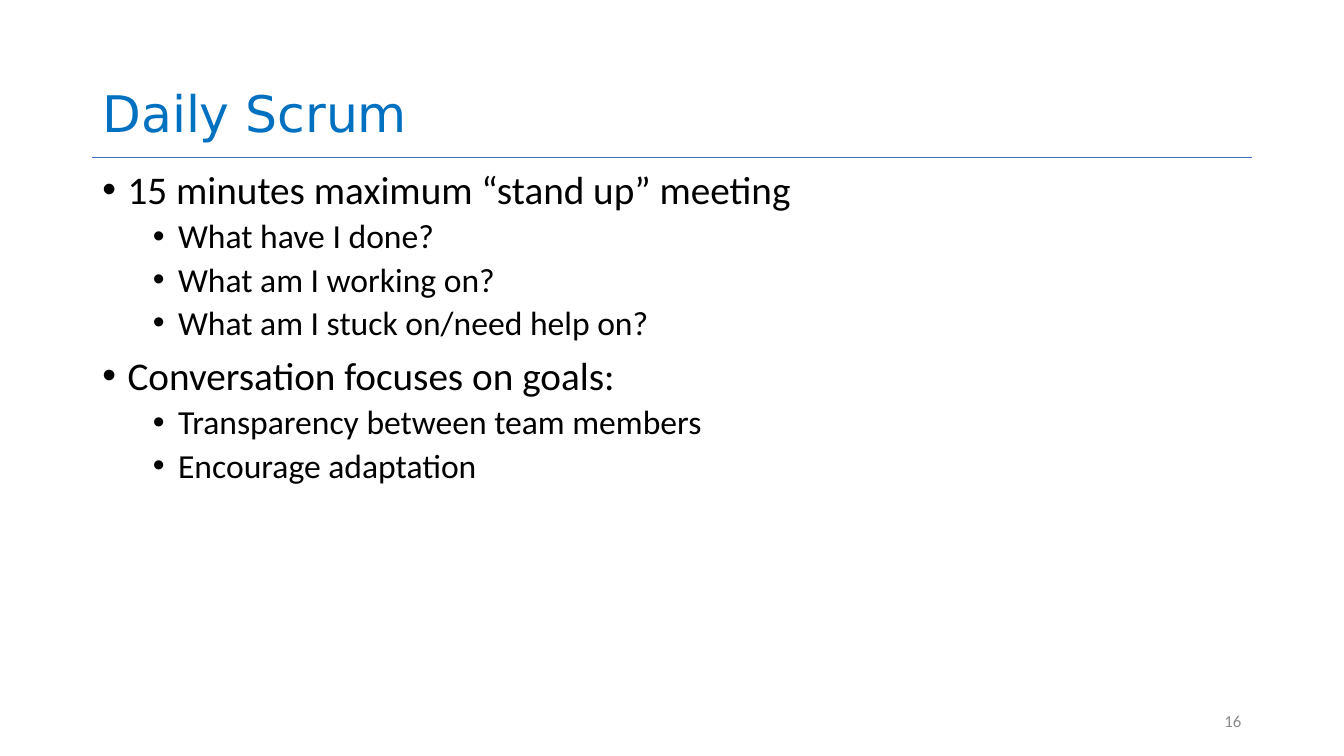
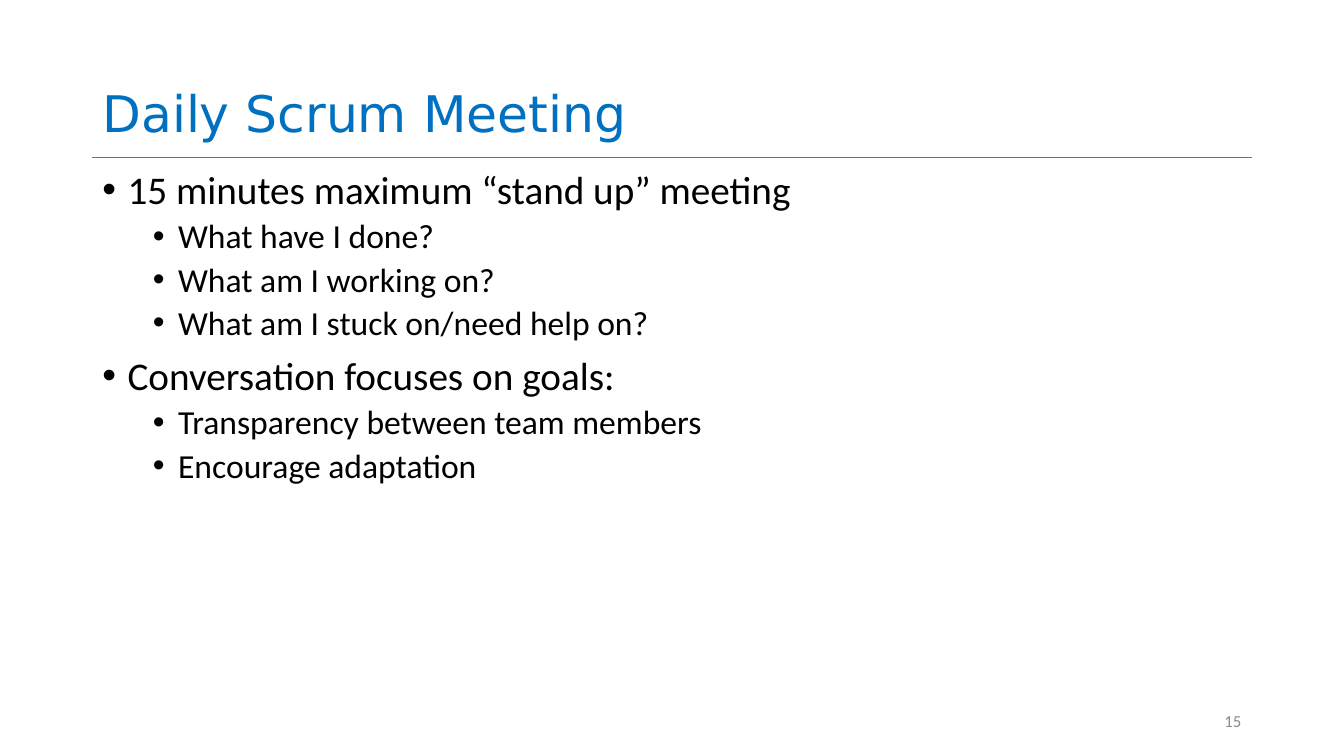
Before and after one commit to neu-se/CS4530-Spring-2023, a slide deck: slide 15 of Slides/Module 06.2 Agile Planning and Estimation.pptx (slide 16 before the commit). Drawn at 1344x756 pixels with LibreOffice and Linux fonts; fonts in the diff are those of the drawing. Boxes give left, top, right and bottom in pixels: in the first picture for what was removed or moved away, otherwise in the second. Text is boxed around its words. In the diff, an @@ line names an element or a change of style, - is before the commit and + after.

```diff
--- a/Slides/Module 06.2 Agile Planning and Estimation.pptx
+++ b/Slides/Module 06.2 Agile Planning and Estimation.pptx
@@ title at (102, 93, 626, 143): text changed @@
-Daily Scrum
+Daily Scrum Meeting
@@ page number at (1224, 716, 1241, 727): text changed @@
-16
+15
```
Also in this commit, not shown: 3 other slides changed, 2 slides added, 2 slides removed.
